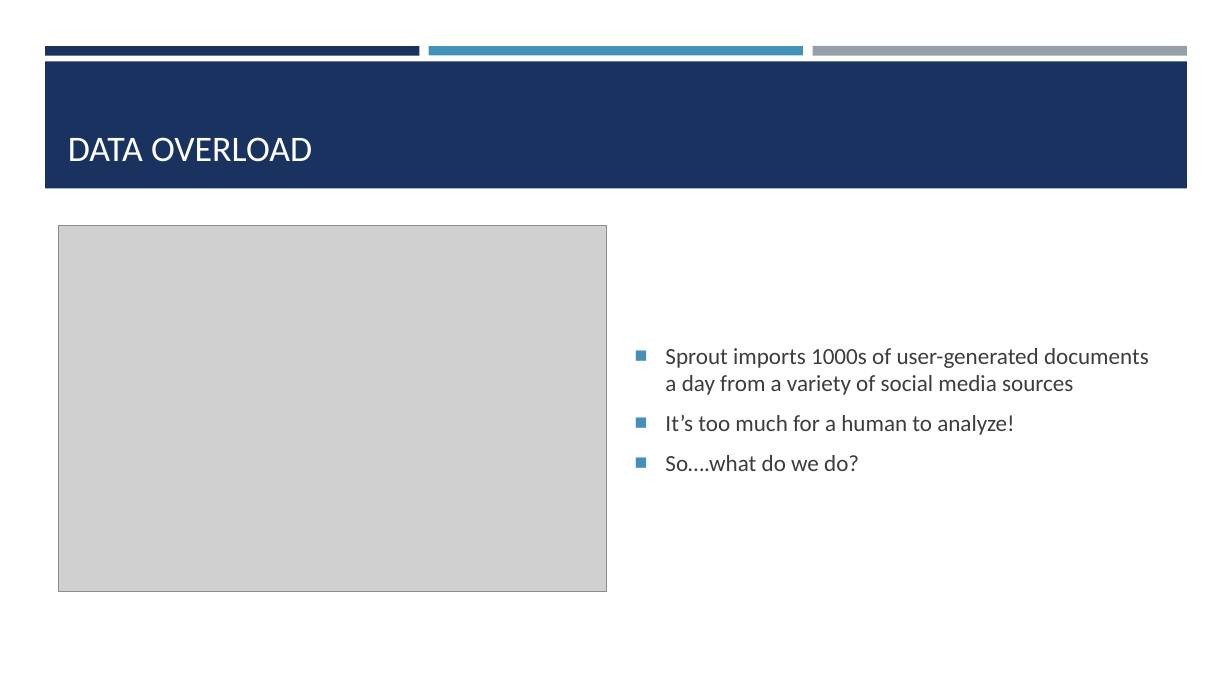
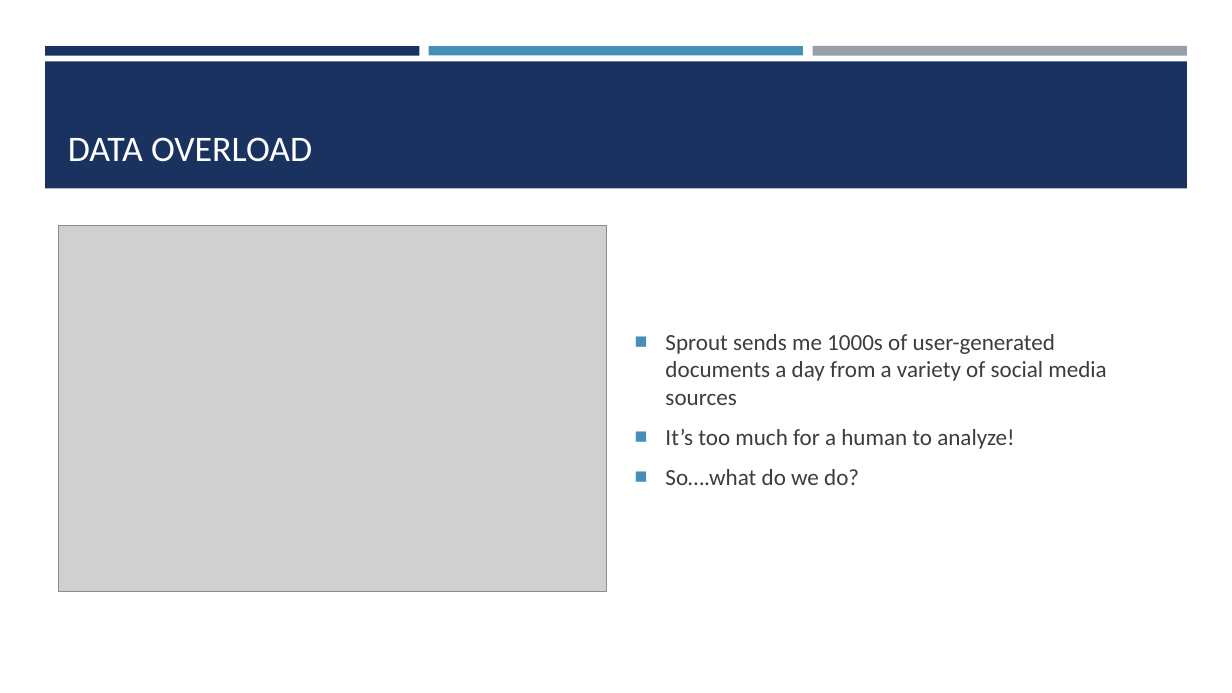
Before and after one commit to gmangiante/music-nlp, a slide deck: slide 3 of presentation/presentation.pptx. Drawn at 1232x693 pixels with LibreOffice and Linux fonts; fonts in the diff are those of the drawing; grey boxes stand for pictures. Boxes give left, top, right and bottom in pixels: in the first picture for what was removed or moved away, otherwise in the second. Text is boxed around its words. In the diff, an @@ line names an element or a change of style, - is before the commit and + after.

```diff
--- a/presentation/presentation.pptx
+++ b/presentation/presentation.pptx
@@ text at [665,334,1106,405]: text changed @@
-■ Sprout imports 1000s of user-generated documents a day from a variety of social media sources
+■ Sprout sends me 1000s of user-generated documents a day from a variety of social media sources
```
Also in this commit, not shown: 1 other slide changed, 6 other files.
